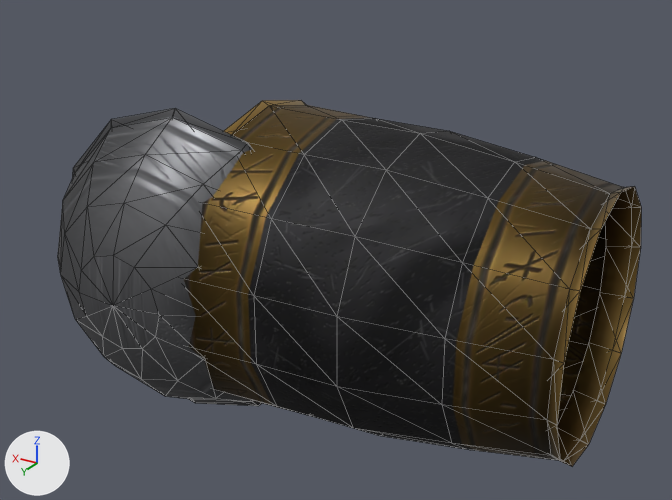
The glTF model assets/penitent/penitent_vambrace_r.glb: old version first, new version second.
Rendered twice from a 50 mm camera at (-0.317, 0.407, 0.214) aimed at (-0.075, 0.004, 0.012). Every picture has the same lights, and +X, +Y and +Z are marked at lower left. The older version comes first. Mesh edges are drawn as thin lines. Vertices at exactly the same position are counted once.

The first picture shows 'penitent_vambrace_r'.
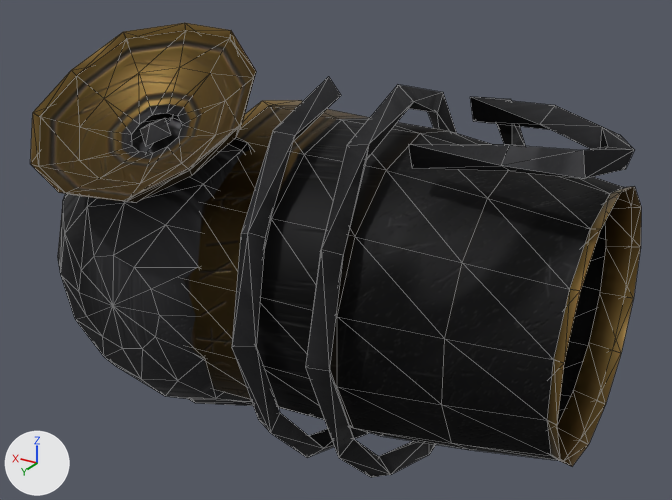
Location of each change, (x1, y1, x2, y2) in pixels of the pictures (672 x 500 px):
'penitent_vambrace_r', surface changed, reshaped (darker, 21% taller): before (58, 100, 641, 466); after (30, 23, 641, 466)
'penitent_chain_coil_r', added: after (232, 76, 634, 477)
part 1 of me_penitent_vambrace_r, added: after (30, 23, 256, 203)
part 2 of me_penitent_vambrace_r, added: after (141, 118, 171, 146)
part 3 of me_penitent_vambrace_r, surface changed: (256, 120, 624, 460) in both
part 4 of me_penitent_vambrace_r, recoloured (darker): (58, 100, 624, 460) in both

The change, as a list of edits to the scene's bpy script:
```text
Change mat_penitent_steel:
    where n2 = _N.new('ShaderNodeMix'); n2.name = 'Mix'
    n2.inputs[7].default_value: (0.15, 0.152, 0.16, 1.0) -> (0.06, 0.06, 0.065, 1.0)  # 'B', grey #6c6d6f -> 'B', dark grey #454548
Change me_penitent_vambrace_r:
    used by ob_penitent_vambrace_r; location = (0.0, 0.0, 0.0)
    verts and faces of me_penitent_vambrace_r; kept vertices keep their numbers, new ones are numbered from 199
    remove me_penitent_vambrace_r.from_pydata(...)  # 199 vertices, 356 faces; spans x -0.223..0.09, y -0.092..0.1, z -0.09..0.09
    add me_penitent_vambrace_r.from_pydata(...)  # 259 vertices, 448 faces; spans x -0.223..0.09, y -0.092..0.122, z -0.09..0.13
    me_penitent_vambrace_r part 1: a new loose piece of 55 vertices spanning x -0.063..0.057, y 0.02..0.122, z 0.061..0.13, in mat_penitent_brass
    me_penitent_vambrace_r part 2
    add verts[199] = (-0.002, 0.068, 0.077)  # pixel (145, 146)
    add verts[200] = (-0.012, 0.059, 0.082)  # pixel (171, 134)
    add verts[201] = (-0.002, 0.063, 0.087)  # pixel (150, 123)
    add verts[202] = (0.008, 0.06, 0.082)  # pixel (140, 129)
    add verts[203] = (-0.001, 0.051, 0.087)  # pixel (165, 117)
    add faces += [(199, 200, 201), (199, 201, 202), (201, 203, 202), (200, 203, 201)]  # mat_penitent_steel
    me_penitent_vambrace_r part 3: 84 kept faces spanning x -0.219..-0.072, y -0.09..0.084, z -0.084..0.084 get new texture (UV) coordinates
    me_penitent_vambrace_r part 4: 266 kept faces spanning x -0.223..0.09, y -0.092..0.1, z -0.09..0.09 get new vertex colours
Add me_penitent_chain_coil_r:
    me_penitent_chain_coil_r.from_pydata(...)  # 93 vertices, 180 faces; spans x -0.235..-0.062, y -0.111..0.103, z -0.106..0.11
    me_penitent_chain_coil_r.materials.append(mat_penitent_steel)
Add ob_penitent_chain_coil_r:
    ob_penitent_chain_coil_r = bpy.data.objects.new('penitent_chain_coil_r', me_penitent_chain_coil_r)
    ob_penitent_chain_coil_r.location = (0.0, 0.0, 0.0)
```
